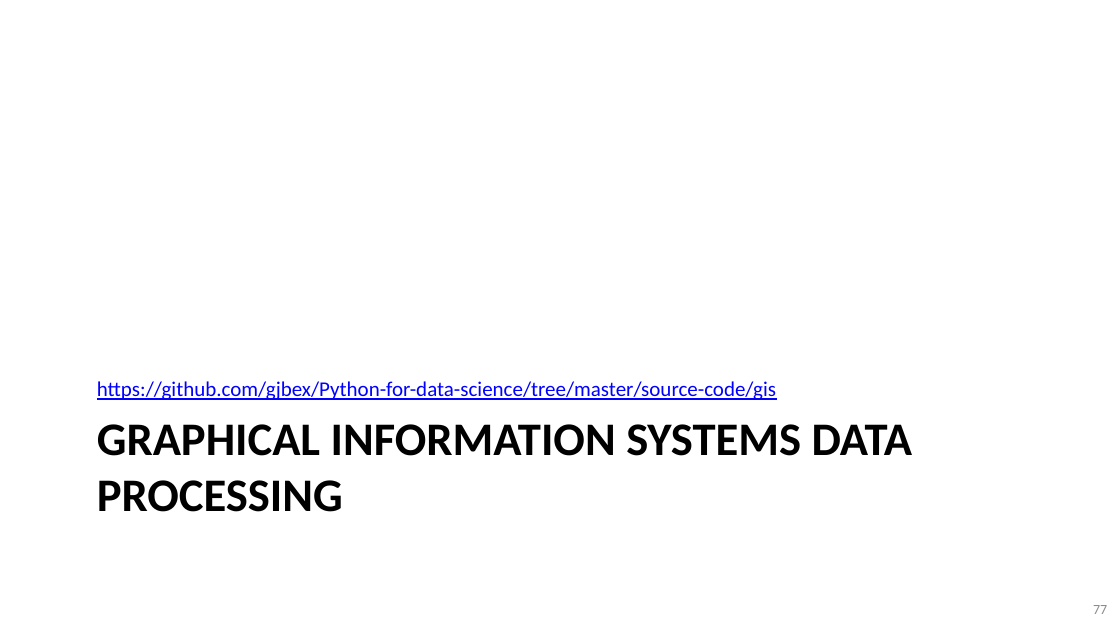
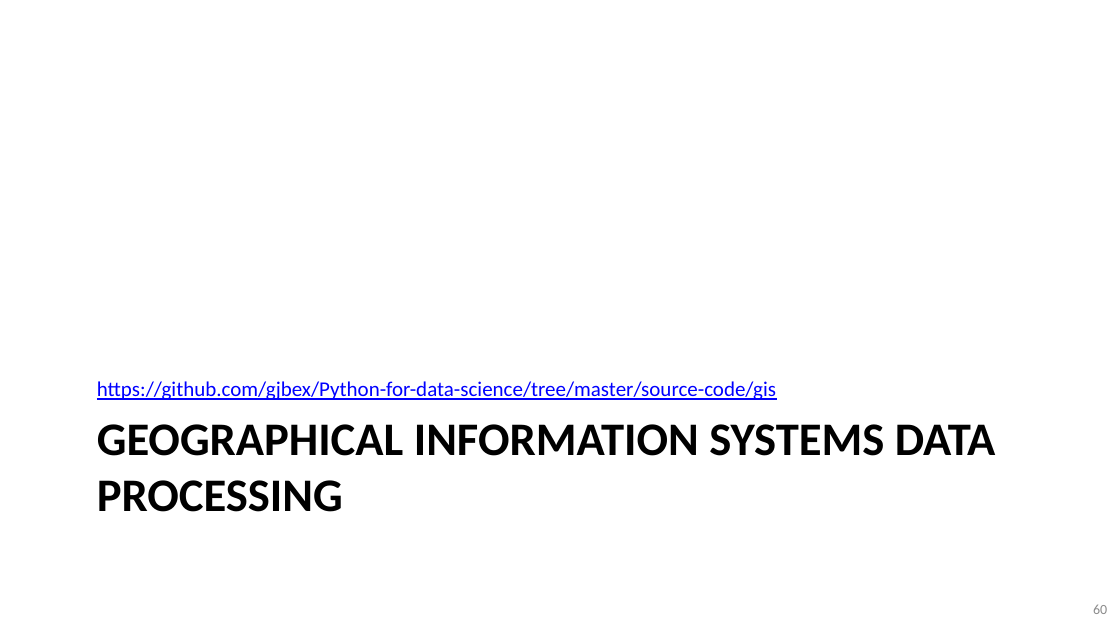
Before and after one commit to gjbex/Python-for-data-science, a slide deck: slide 60 of python_for_data_science.pptx (slide 77 before the commit). Drawn at 1120x630 pixels with LibreOffice and Linux fonts; fonts in the diff are those of the drawing. Boxes give left, top, right and bottom in pixels: in the first picture for what was removed or moved away, otherwise in the second. Text is boxed around its words. In the diff, an @@ line names an element or a change of style, - is before the commit and + after.

```diff
--- a/python_for_data_science.pptx
+++ b/python_for_data_science.pptx
@@ title at [97, 424, 996, 512]: text changed @@
-GRAPHICAL INFORMATION SYSTEMS DATA PROCESSING
+GEOGRAPHICAL INFORMATION SYSTEMS DATA PROCESSING
@@ page number at [1093, 604, 1107, 614]: text changed @@
-77
+60
```
Also in this commit, not shown: 5 other slides changed, 5 slides added, 20 slides removed.
